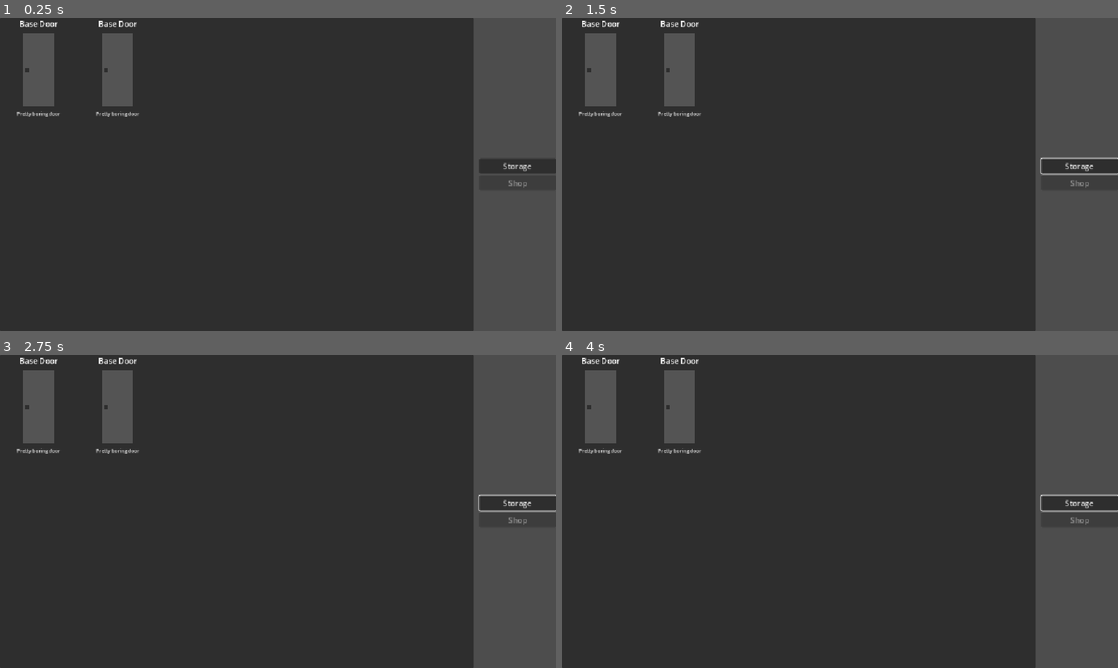
Above: before the commit, frames 1-4 (two rows, left to right).
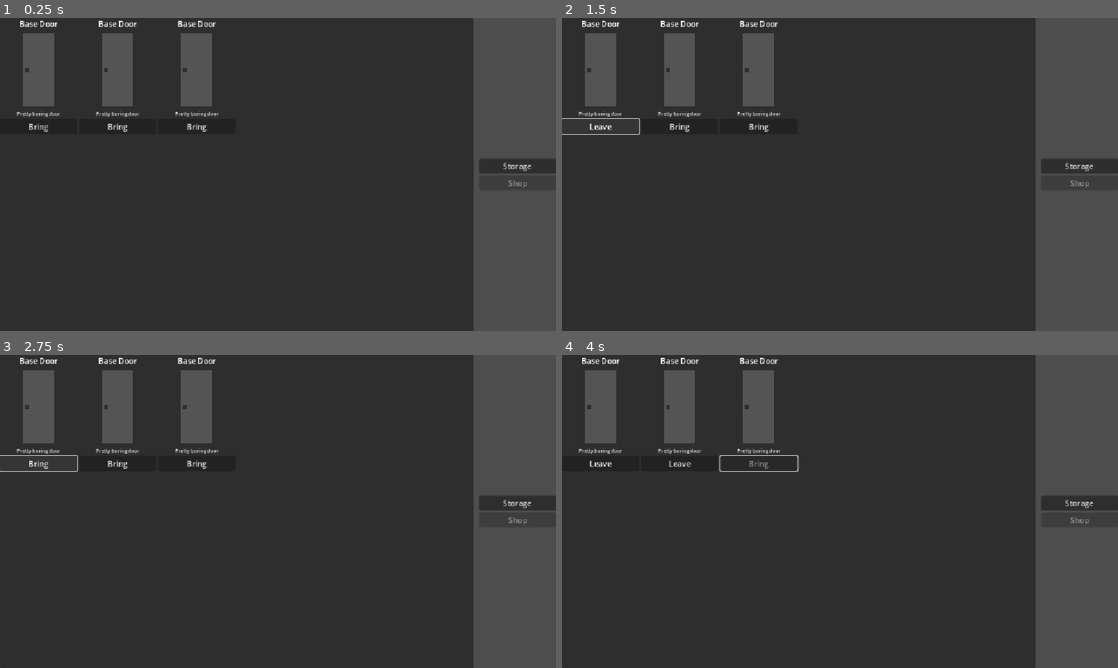
Above: after the commit, the same moments.

Repository: TheOmnipresence/DoorSalesman
Game: Godot game, scene res://Scenes/warehouse.tscn
Same seed, same stepped clock (60 frames per second), same inputs: the game is played once before the commit and once after it. This scene is started directly instead of the project's main scene. The engine's default icon, where the game draws it, is replaced by a stand-in: a white triangle on a blue panel in a dark square.
Inputs (mouse positions are in pixels of both pictures, inside the frame that each line leads up to):
- Up to frame 1 (0.25 s): no input
- Up to frame 2 (1.5 s): click "Storage" at 0.5 s; click (600, 127) at 1.25 s, where only the run after the commit has a clickable "Bring"
- Up to frame 3 (2.75 s): click (38, 464) at 2 s, where only the run after the commit has a clickable "Leave"
- Up to frame 4 (4 s): tap Enter at 2.75 s; move the mouse to (962, 495) at 2.77 s; hold Up 2.78-3.53 s; tap Tab at 2.85, 3.6 s; click (962, 495) at 2.92 s; tap Space at 3.5 s; move the mouse to (728, 527) at 3.52 s; hold Down from 3.53 s (still down)

The runs differ from the first frame. In frame 1, 1.6% of the frame differs, in the area x 5-40%, y 0-37%; in frame 2, 1.9%; in frame 3, 1.9%; in frame 4, 1.9%, in the area x 5-100%, y 0-51%.

Commit message:
bringing/leaving doors

Diff:
--- a/Scenes/door.tscn
+++ b/Scenes/door.tscn
@@ -24,3 +24,9 @@
 layout_mode = 2
 theme_override_font_sizes/font_size = 10
 horizontal_alignment = 1
+
+[node name="TakeButton" type="Button" parent="."]
+layout_mode = 2
+text = "Bring"
+
+[connection signal="pressed" from="TakeButton" to="." method="_on_take_button_pressed"]
--- a/Scenes/warehouse.tscn
+++ b/Scenes/warehouse.tscn
@@ -25,7 +25,7 @@
 size_flags_horizontal = 3
 size_flags_stretch_ratio = 6.0
 
-[node name="Inventory" type="Control" parent="HSplitContainer/Tabs"]
+[node name="Storage" type="Control" parent="HSplitContainer/Tabs"]
 layout_mode = 1
 anchors_preset = 15
 anchor_right = 1.0
@@ -33,7 +33,7 @@
 grow_horizontal = 2
 grow_vertical = 2
 
-[node name="Panel" type="Panel" parent="HSplitContainer/Tabs/Inventory"]
+[node name="Panel" type="Panel" parent="HSplitContainer/Tabs/Storage"]
 layout_mode = 1
 anchors_preset = 15
 anchor_right = 1.0
@@ -41,7 +41,7 @@
 grow_horizontal = 2
 grow_vertical = 2
 
-[node name="ScrollContainer" type="ScrollContainer" parent="HSplitContainer/Tabs/Inventory"]
+[node name="ScrollContainer" type="ScrollContainer" parent="HSplitContainer/Tabs/Storage"]
 layout_mode = 1
 anchors_preset = 15
 anchor_right = 1.0
@@ -50,7 +50,7 @@
 grow_vertical = 2
 horizontal_scroll_mode = 0
 
-[node name="GridContainer" type="GridContainer" parent="HSplitContainer/Tabs/Inventory/ScrollContainer"]
+[node name="GridContainer" type="GridContainer" parent="HSplitContainer/Tabs/Storage/ScrollContainer"]
 layout_mode = 2
 columns = 6
 
--- a/Scripts/door.gd
+++ b/Scripts/door.gd
@@ -8,8 +8,21 @@
 	update_info()
 
 
+func _process(_delta: float) -> void:
+	$TakeButton.disabled = len(Globals.truck_inventory) >= Globals.STORAGE_UPGRADES.truck[Globals.truck_storage_level].space and not $TakeButton.text == "Leave"
+
+
 func update_info() -> void:
 	if door_res != null:
 		$Name.text = door_res.door_name
 		$Description.text = door_res.description
 		$Texture.texture = load("res://Sprites/base_door.png")
+
+
+func _on_take_button_pressed() -> void:
+	if $TakeButton.text == "Bring":
+		$TakeButton.text = "Leave"
+		Globals.truck_inventory.append(door_res)
+	else:
+		$TakeButton.text = "Bring"
+		Globals.truck_inventory.erase(door_res)
--- a/Scripts/globals.gd
+++ b/Scripts/globals.gd
@@ -1,7 +1,7 @@
 extends Node
 
 
-@onready var warehouse_inventory: Array[Door] = [get_door_by_name("Base Door"), get_door_by_name("Base Door")]
+@onready var warehouse_inventory: Array[Door] = [get_door_by_name("Base Door"), get_door_by_name("Base Door"), get_door_by_name("Base Door")]
 var truck_inventory: Array[Door] = []
 var carry_inventory: Array[Door] = []
 
@@ -76,7 +76,8 @@
 
 
 func trigger_popup(text: String, color: Color):
-	pass
+	print_rich("[color=" + color.to_html(false) + "]" + text + "[/color]")
+	# actually popup here TODO
 
 
 func get_door_by_name(door_name: String) -> Door:
--- a/Scripts/warehouse.gd
+++ b/Scripts/warehouse.gd
@@ -2,8 +2,26 @@
 
 
 func _ready() -> void:
+	for i in $HSplitContainer/TabButtons.get_children():
+		i.pressed.connect(set_current_tab.bind(str(i.name)))
+
+	force_update_doors()
+
+
+func force_update_doors():
+	for i in $HSplitContainer/Tabs/Storage/ScrollContainer/GridContainer.get_children():
+		i.queue_free()
+
 	for i in Globals.warehouse_inventory:
 		var node = preload("res://Scenes/door.tscn").instantiate()
 		node.door_res = i
 		node.update_info()
-		$HSplitContainer/Tabs/Inventory/ScrollContainer/GridContainer.add_child(node)
+		$HSplitContainer/Tabs/Storage/ScrollContainer/GridContainer.add_child(node)
+
+
+func set_current_tab(tab_name: String) -> void:
+	for i in $HSplitContainer/Tabs.get_children():
+		i.hide()
+
+	if $HSplitContainer/Tabs.has_node(tab_name):
+		$HSplitContainer/Tabs.get_node(tab_name).show()
